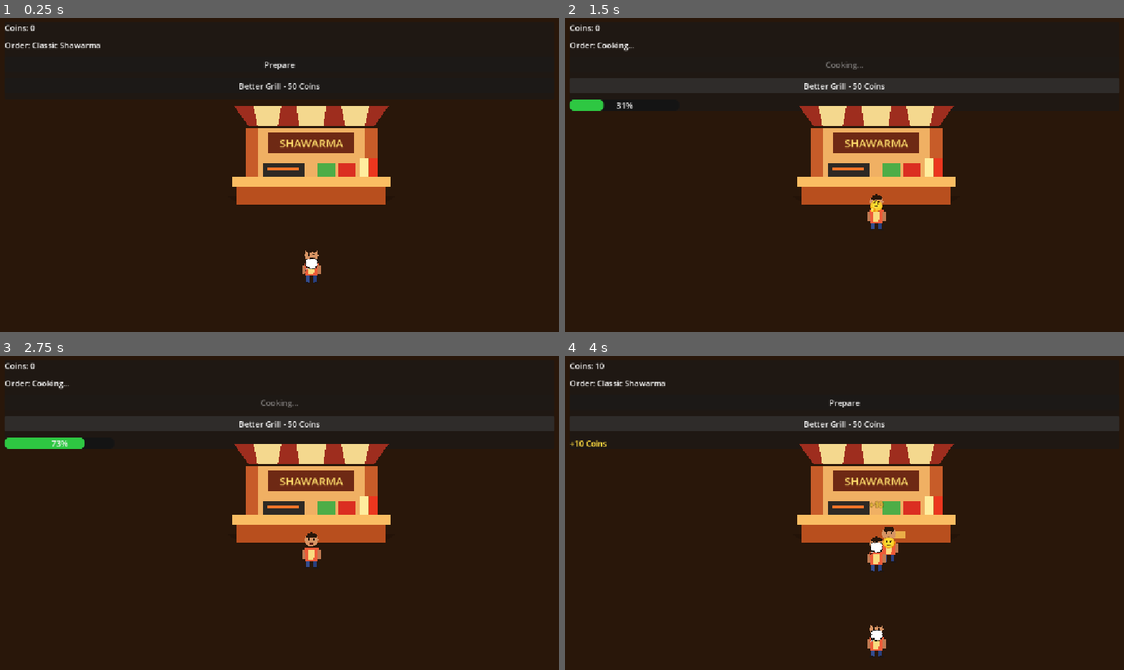
Above: before the commit, frames 1-4 (two rows, left to right).
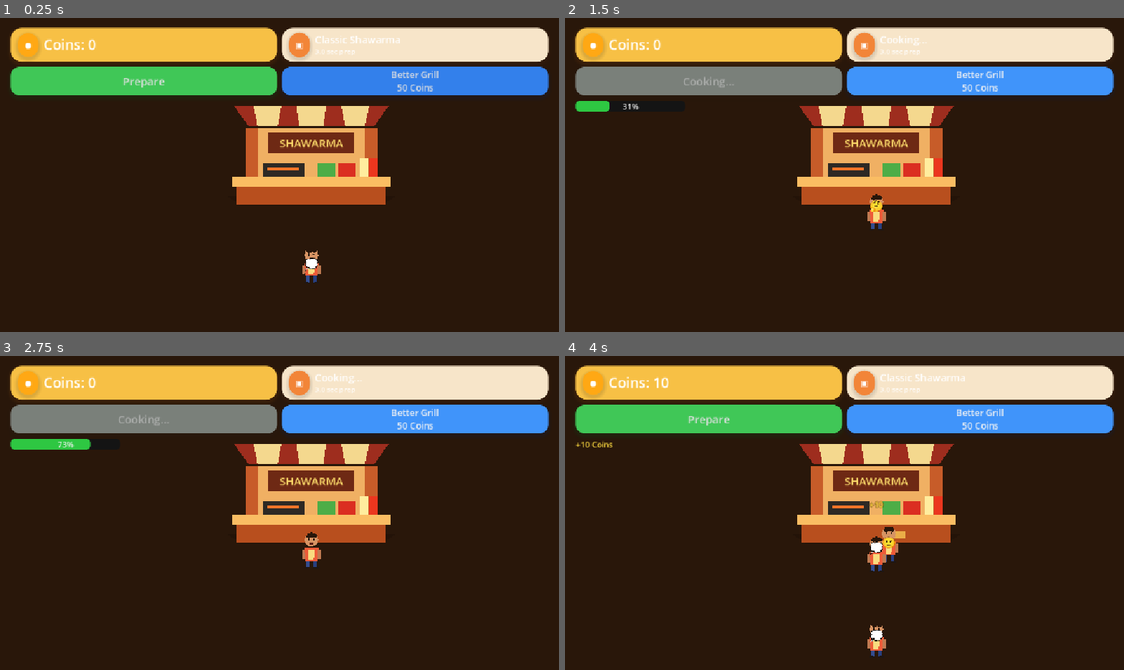
Above: after the commit, the same moments.

Repository: pyto159/ShawarmaEmpire
Game: Godot game, scene res://Scenes/Main.tscn
Same seed, same stepped clock (60 frames per second), same inputs: the game is played once before the commit and once after it.
Inputs:
- Up to frame 1 (0.25 s): no input
- Up to frame 2 (1.5 s): click "Prepare" at 0.5 s; click "Better Grill - 50 Coins" (after the commit: "Better Grill 50 Coins") at 1.25 s
- Up to frame 3 (2.75 s): click "Better Grill - 50 Coins" (after the commit: "Better Grill 50 Coins") at 2 s
- Up to frame 4 (4 s): click "Better Grill - 50 Coins" (after the commit: "Better Grill 50 Coins") at 2.75 s

The runs differ from the first frame. In frame 1, 20% of the frame differs, in the area x 0-99%, y 2-25%; in frame 2, 20%; in frame 3, 20%, in the area x 0-100%, y 2-30%; in frame 4, 20%.

Commit message:
Modernize mobile HUD visuals

Diff:
--- a/shawarma-empire/Scenes/UI/GameHUD.tscn
+++ b/shawarma-empire/Scenes/UI/GameHUD.tscn
@@ -6,44 +6,122 @@
 [node name="GameHUD" type="MarginContainer"]
 anchors_preset = 10
 anchor_right = 1.0
-offset_left = 24.0
-offset_top = 24.0
-offset_right = -24.0
-offset_bottom = 180.0
+offset_left = 18.0
+offset_top = 18.0
+offset_right = -18.0
+offset_bottom = 176.0
 script = ExtResource("1_game_hud")
 
-[node name="Panel" type="PanelContainer" parent="."]
+[node name="Content" type="VBoxContainer" parent="."]
+layout_mode = 2
+theme_override_constants/separation = 10
+
+[node name="TopRow" type="HBoxContainer" parent="Content"]
+layout_mode = 2
+theme_override_constants/separation = 10
+
+[node name="CoinsPanel" type="PanelContainer" parent="Content/TopRow"]
+unique_name_in_owner = true
+custom_minimum_size = Vector2(184, 68)
+layout_mode = 2
+size_flags_horizontal = 3
+
+[node name="CoinsMargin" type="MarginContainer" parent="Content/TopRow/CoinsPanel"]
+layout_mode = 2
+theme_override_constants/margin_left = 14
+theme_override_constants/margin_top = 10
+theme_override_constants/margin_right = 14
+theme_override_constants/margin_bottom = 10
+
+[node name="CoinsRow" type="HBoxContainer" parent="Content/TopRow/CoinsPanel/CoinsMargin"]
+layout_mode = 2
+theme_override_constants/separation = 10
+alignment = 1
+
+[node name="CoinIcon" type="PanelContainer" parent="Content/TopRow/CoinsPanel/CoinsMargin/CoinsRow"]
+unique_name_in_owner = true
+custom_minimum_size = Vector2(42, 42)
 layout_mode = 2
 
-[node name="Content" type="VBoxContainer" parent="Panel"]
+[node name="CoinIconLabel" type="Label" parent="Content/TopRow/CoinsPanel/CoinsMargin/CoinsRow/CoinIcon"]
 layout_mode = 2
-theme_override_constants/separation = 12
+text = "●"
+horizontal_alignment = 1
+vertical_alignment = 1
 
-[node name="CoinsLabel" type="Label" parent="Panel/Content"]
+[node name="CoinsLabel" type="Label" parent="Content/TopRow/CoinsPanel/CoinsMargin/CoinsRow"]
 unique_name_in_owner = true
 layout_mode = 2
-text = "Coins: 0"
+size_flags_horizontal = 3
+text = "0"
+vertical_alignment = 1
 
-[node name="OrderLabel" type="Label" parent="Panel/Content"]
+[node name="OrderPanel" type="PanelContainer" parent="Content/TopRow"]
+unique_name_in_owner = true
+custom_minimum_size = Vector2(230, 68)
+layout_mode = 2
+size_flags_horizontal = 3
+
+[node name="OrderMargin" type="MarginContainer" parent="Content/TopRow/OrderPanel"]
+layout_mode = 2
+theme_override_constants/margin_left = 14
+theme_override_constants/margin_top = 9
+theme_override_constants/margin_right = 14
+theme_override_constants/margin_bottom = 9
+
+[node name="OrderRow" type="HBoxContainer" parent="Content/TopRow/OrderPanel/OrderMargin"]
+layout_mode = 2
+theme_override_constants/separation = 10
+
+[node name="RecipeIcon" type="PanelContainer" parent="Content/TopRow/OrderPanel/OrderMargin/OrderRow"]
+unique_name_in_owner = true
+custom_minimum_size = Vector2(42, 42)
+layout_mode = 2
+
+[node name="RecipeIconLabel" type="Label" parent="Content/TopRow/OrderPanel/OrderMargin/OrderRow/RecipeIcon"]
+layout_mode = 2
+text = "▣"
+horizontal_alignment = 1
+vertical_alignment = 1
+
+[node name="OrderText" type="VBoxContainer" parent="Content/TopRow/OrderPanel/OrderMargin/OrderRow"]
+layout_mode = 2
+size_flags_horizontal = 3
+theme_override_constants/separation = 0
+
+[node name="OrderLabel" type="Label" parent="Content/TopRow/OrderPanel/OrderMargin/OrderRow/OrderText"]
 unique_name_in_owner = true
 layout_mode = 2
-text = "Order: Waiting"
+text = "Waiting"
 
-[node name="PrepareButton" type="Button" parent="Panel/Content"]
+[node name="OrderTimeLabel" type="Label" parent="Content/TopRow/OrderPanel/OrderMargin/OrderRow/OrderText"]
 unique_name_in_owner = true
 layout_mode = 2
+text = "No active order"
+
+[node name="ButtonRow" type="HBoxContainer" parent="Content"]
+layout_mode = 2
+theme_override_constants/separation = 10
+
+[node name="PrepareButton" type="Button" parent="Content/ButtonRow"]
+unique_name_in_owner = true
+custom_minimum_size = Vector2(0, 58)
+layout_mode = 2
+size_flags_horizontal = 3
 text = "Prepare"
 
-[node name="UpgradeButton" type="Button" parent="Panel/Content"]
+[node name="UpgradeButton" type="Button" parent="Content/ButtonRow"]
 unique_name_in_owner = true
+custom_minimum_size = Vector2(0, 58)
 layout_mode = 2
-text = "Better Grill - 50 Coins"
+size_flags_horizontal = 3
+text = "Better Grill\n50 Coins"
 
-[node name="CookingProgressBar" parent="Panel/Content" instance=ExtResource("2_cooking_progress_bar")]
+[node name="CookingProgressBar" parent="Content" instance=ExtResource("2_cooking_progress_bar")]
 unique_name_in_owner = true
 layout_mode = 2
 
-[node name="CoinFeedbackLabel" type="Label" parent="Panel/Content"]
+[node name="CoinFeedbackLabel" type="Label" parent="Content"]
 unique_name_in_owner = true
 visible = false
 layout_mode = 2
--- a/shawarma-empire/Scripts/UI/GameHUD.gd
+++ b/shawarma-empire/Scripts/UI/GameHUD.gd
@@ -3,9 +3,8 @@
 
 signal order_ready(order: Order)
 
-const NO_ORDER_TEXT: String = "Order: Waiting"
-const COOKING_ORDER_TEXT: String = "Order: Cooking..."
-const ORDER_PREFIX: String = "Order: "
+const NO_ORDER_TEXT: String = "Waiting"
+const COOKING_ORDER_TEXT: String = "Cooking..."
 const PREPARE_IDLE_TEXT: String = "Prepare"
 const PREPARE_COOKING_TEXT: String = "Cooking..."
 const UNKNOWN_RECIPE_TEXT: String = "Unknown Recipe"
@@ -13,12 +12,26 @@
 const COIN_FEEDBACK_PREFIX: String = "+"
 const COIN_FEEDBACK_SUFFIX: String = " Coins"
 const FEEDBACK_VISIBLE_SECONDS: float = 1.5
+const NO_ORDER_TIME_TEXT: String = "No active order"
+const ORDER_TIME_SUFFIX: String = " sec prep"
+const PURCHASED_UPGRADE_TEXT: String = "Purchased"
+const PANEL_CORNER_RADIUS: int = 22
+const BUTTON_CORNER_RADIUS: int = 18
+const ICON_CORNER_RADIUS: int = 21
+const BUTTON_PRESSED_SCALE: Vector2 = Vector2(0.97, 0.97)
+const BUTTON_NORMAL_SCALE: Vector2 = Vector2.ONE
+const BUTTON_ANIMATION_SECONDS: float = 0.08
 const BETTER_GRILL_UPGRADE: UpgradeData = preload("res://Resources/Upgrades/BetterGrill.tres")
 
 @export var cooking_stand_path: NodePath
 @export var active_customer_path: NodePath
+@onready var coins_panel: PanelContainer = %CoinsPanel
+@onready var coin_icon: PanelContainer = %CoinIcon
+@onready var recipe_icon: PanelContainer = %RecipeIcon
+@onready var order_panel: PanelContainer = %OrderPanel
 @onready var coins_label: Label = %CoinsLabel
 @onready var order_label: Label = %OrderLabel
+@onready var order_time_label: Label = %OrderTimeLabel
 @onready var prepare_button: Button = %PrepareButton
 @onready var upgrade_button: Button = %UpgradeButton
 @onready var coin_feedback_label: Label = %CoinFeedbackLabel
@@ -31,7 +44,10 @@
 
 
 func _ready() -> void:
+	_apply_mobile_hud_theme()
 	prepare_button.pressed.connect(_on_prepare_button_pressed)
+	prepare_button.button_down.connect(_on_prepare_button_down)
+	prepare_button.button_up.connect(_on_prepare_button_up)
 	upgrade_button.pressed.connect(_on_upgrade_button_pressed)
 	coin_feedback_timer.timeout.connect(_on_coin_feedback_timer_timeout)
 	GameManager.currency_changed.connect(_on_currency_changed)
@@ -65,6 +81,66 @@
 	_update_display()
 
 
+func _apply_mobile_hud_theme() -> void:
+	add_theme_constant_override("margin_left", 18)
+	add_theme_constant_override("margin_top", 18)
+	add_theme_constant_override("margin_right", 18)
+	add_theme_constant_override("margin_bottom", 18)
+	coins_panel.add_theme_stylebox_override("panel", _create_panel_style(Color(1.0, 0.78, 0.28, 0.96), Color(0.46, 0.24, 0.05, 0.20)))
+	order_panel.add_theme_stylebox_override("panel", _create_panel_style(Color(1.0, 0.93, 0.82, 0.96), Color(0.32, 0.16, 0.06, 0.16)))
+	coin_icon.add_theme_stylebox_override("panel", _create_icon_style(Color(1.0, 0.66, 0.08, 1.0)))
+	recipe_icon.add_theme_stylebox_override("panel", _create_icon_style(Color(0.95, 0.52, 0.22, 1.0)))
+	prepare_button.add_theme_stylebox_override("normal", _create_button_style(Color(0.25, 0.78, 0.34, 1.0), Color(0.06, 0.25, 0.09, 0.24)))
+	prepare_button.add_theme_stylebox_override("hover", _create_button_style(Color(0.30, 0.84, 0.39, 1.0), Color(0.06, 0.25, 0.09, 0.24)))
+	prepare_button.add_theme_stylebox_override("pressed", _create_button_style(Color(0.18, 0.62, 0.26, 1.0), Color(0.03, 0.12, 0.05, 0.18)))
+	prepare_button.add_theme_stylebox_override("disabled", _create_button_style(Color(0.48, 0.50, 0.48, 1.0), Color(0.12, 0.12, 0.12, 0.10)))
+	upgrade_button.add_theme_stylebox_override("normal", _create_button_style(Color(0.20, 0.50, 0.92, 1.0), Color(0.04, 0.12, 0.28, 0.22)))
+	upgrade_button.add_theme_stylebox_override("hover", _create_button_style(Color(0.25, 0.58, 0.98, 1.0), Color(0.04, 0.12, 0.28, 0.22)))
+	upgrade_button.add_theme_stylebox_override("pressed", _create_button_style(Color(0.13, 0.36, 0.72, 1.0), Color(0.02, 0.07, 0.18, 0.16)))
+	upgrade_button.add_theme_stylebox_override("disabled", _create_button_style(Color(0.36, 0.46, 0.58, 1.0), Color(0.08, 0.10, 0.12, 0.10)))
+	coins_label.add_theme_font_size_override("font_size", 28)
+	order_label.add_theme_font_size_override("font_size", 20)
+	order_time_label.add_theme_font_size_override("font_size", 14)
+	prepare_button.add_theme_font_size_override("font_size", 22)
+	upgrade_button.add_theme_font_size_override("font_size", 18)
+
+
+func _create_panel_style(color: Color, shadow_color: Color) -> StyleBoxFlat:
+	var style: StyleBoxFlat = StyleBoxFlat.new()
+	style.bg_color = color
+	style.corner_radius_top_left = PANEL_CORNER_RADIUS
+	style.corner_radius_top_right = PANEL_CORNER_RADIUS
+	style.corner_radius_bottom_left = PANEL_CORNER_RADIUS
+	style.corner_radius_bottom_right = PANEL_CORNER_RADIUS
+	style.shadow_color = shadow_color
+	style.shadow_size = 8
+	style.shadow_offset = Vector2(0, 4)
+	return style
+
+
+func _create_icon_style(color: Color) -> StyleBoxFlat:
+	var style: StyleBoxFlat = _create_panel_style(color, Color(0, 0, 0, 0.12))
+	style.corner_radius_top_left = ICON_CORNER_RADIUS
+	style.corner_radius_top_right = ICON_CORNER_RADIUS
+	style.corner_radius_bottom_left = ICON_CORNER_RADIUS
+	style.corner_radius_bottom_right = ICON_CORNER_RADIUS
+	return style
+
+
+func _create_button_style(color: Color, shadow_color: Color) -> StyleBoxFlat:
+	var style: StyleBoxFlat = _create_panel_style(color, shadow_color)
+	style.corner_radius_top_left = BUTTON_CORNER_RADIUS
+	style.corner_radius_top_right = BUTTON_CORNER_RADIUS
+	style.corner_radius_bottom_left = BUTTON_CORNER_RADIUS
+	style.corner_radius_bottom_right = BUTTON_CORNER_RADIUS
+	return style
+
+
+func _animate_prepare_button(target_scale: Vector2) -> void:
+	var tween: Tween = create_tween()
+	tween.tween_property(prepare_button, "scale", target_scale, BUTTON_ANIMATION_SECONDS)
+
+
 func _resolve_configured_nodes() -> void:
 	if not cooking_stand_path.is_empty():
 		var cooking_node: Node = get_node_or_null(cooking_stand_path)
@@ -113,10 +189,12 @@
 func _update_display() -> void:
 	coins_label.text = CurrencyFormatter.format_coins(GameManager.coins)
 	order_label.text = _get_order_text()
+	order_time_label.text = _get_order_time_text()
 	prepare_button.text = _get_prepare_button_text()
 	prepare_button.disabled = not _can_prepare_order()
-	upgrade_button.text = BETTER_GRILL_UPGRADE.get_button_text()
-	upgrade_button.disabled = GameManager.has_upgrade(BETTER_GRILL_UPGRADE.id)
+	var has_better_grill: bool = GameManager.has_upgrade(BETTER_GRILL_UPGRADE.id)
+	upgrade_button.text = _get_upgrade_button_text(has_better_grill)
+	upgrade_button.disabled = has_better_grill
 
 
 
@@ -128,6 +206,13 @@
 	coin_feedback_label.visible = true
 	coin_feedback_timer.start(FEEDBACK_VISIBLE_SECONDS)
 
+func _get_upgrade_button_text(has_better_grill: bool) -> String:
+	if has_better_grill:
+		return PURCHASED_UPGRADE_TEXT
+
+	return BETTER_GRILL_UPGRADE.get_button_text().replace(" - ", "\n")
+
+
 func _get_order_text() -> String:
 	if _cooking_stand != null and _cooking_stand.is_cooking():
 		return COOKING_ORDER_TEXT
@@ -135,7 +220,14 @@
 	if _active_order == null:
 		return NO_ORDER_TEXT
 
-	return ORDER_PREFIX + _get_recipe_name(_active_order)
+	return _get_recipe_name(_active_order)
+
+
+func _get_order_time_text() -> String:
+	if _active_order == null:
+		return NO_ORDER_TIME_TEXT
+
+	return str(snappedf(_active_order.preparation_time, 0.1)) + ORDER_TIME_SUFFIX
 
 
 func _get_recipe_name(order: Order) -> String:
@@ -156,6 +248,14 @@
 	return _cooking_stand != null and _cooking_stand.can_cook()
 
 
+func _on_prepare_button_down() -> void:
+	_animate_prepare_button(BUTTON_PRESSED_SCALE)
+
+
+func _on_prepare_button_up() -> void:
+	_animate_prepare_button(BUTTON_NORMAL_SCALE)
+
+
 func _on_prepare_button_pressed() -> void:
 	if _cooking_stand == null:
 		return
